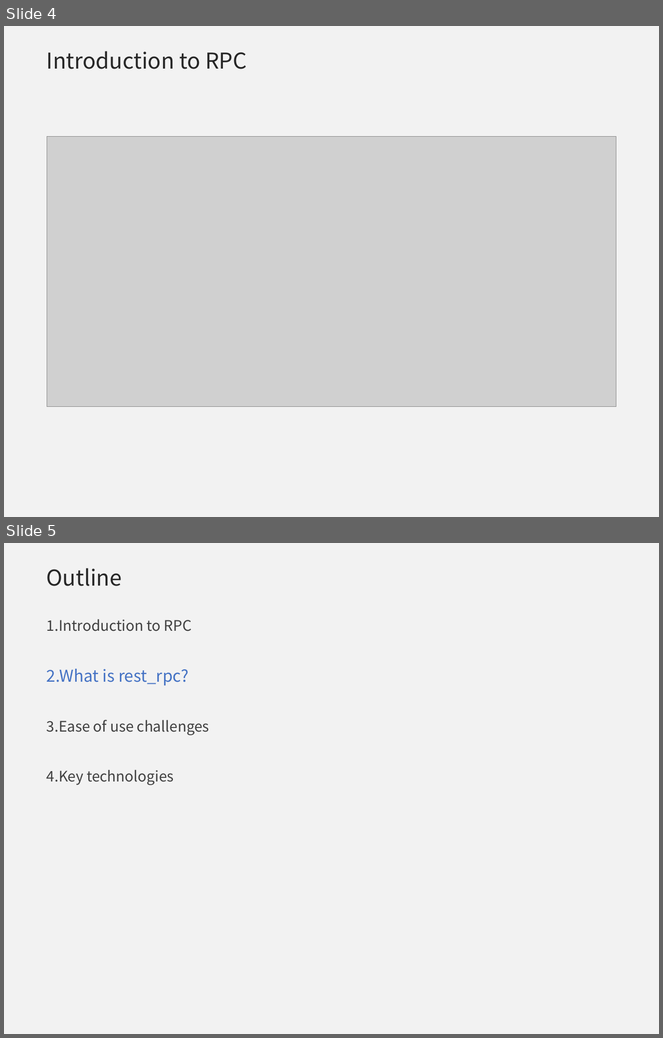
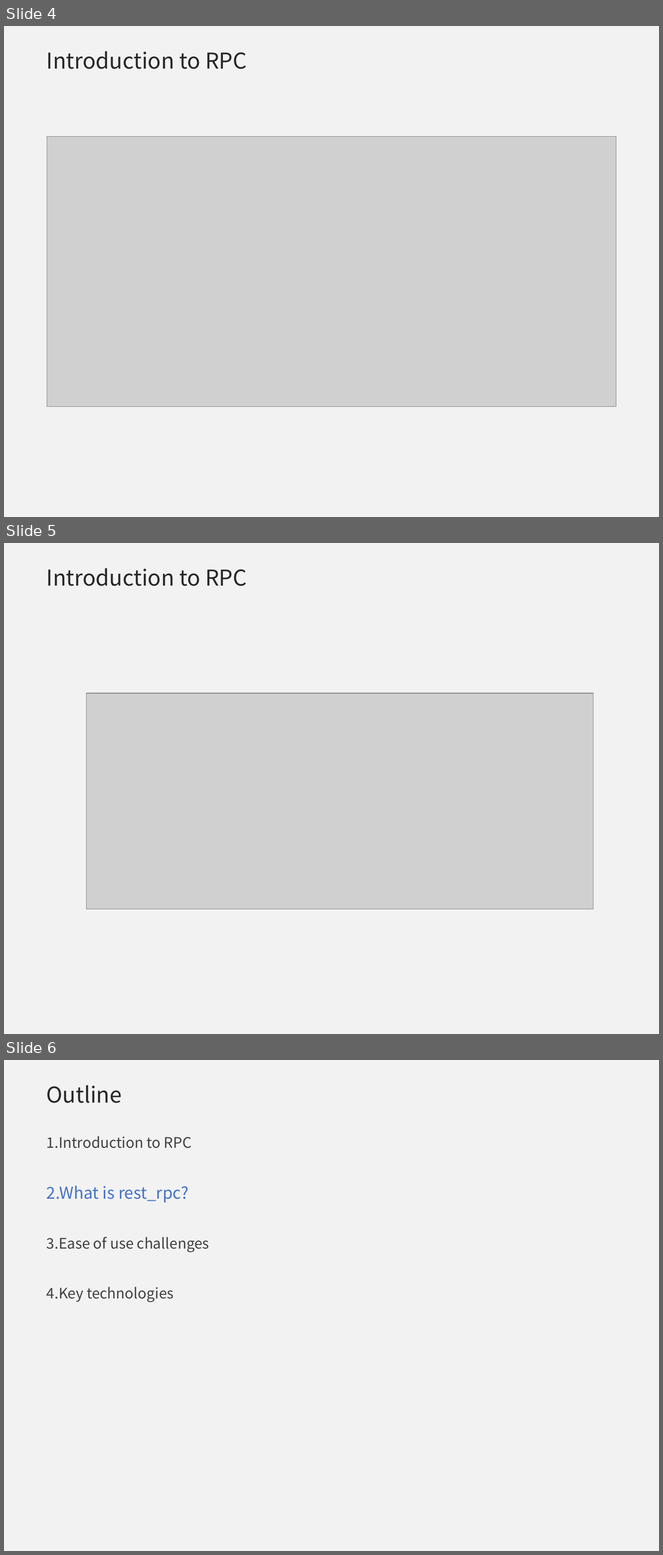
Before and after one commit to qicosmos/cppnow2017-ppt, a slide deck: An easy to use RPC framework implemented by c++11 and c++14 - shorter.pptx. Shown one above the other, each under a label of ours: slides 4 and 5 before the commit, slides 4, 5 and 6 after it. The pictures are 663x1038 and 663x1555 pixels, drawn with LibreOffice and Linux fonts; fonts in the diff are those of the drawing; grey boxes stand for pictures; background and template pictures are left out. Boxes give left, top, right and bottom in pixels: in the first picture for what was removed or moved away, otherwise in the second. Text is boxed around its words. In the diff, an @@ line names an element or a change of style, - is before the commit and + after.

Commit message:
update

```diff
--- a/An easy to use RPC framework implemented by c++11 and c++14 - shorter.pptx
+++ b/An easy to use RPC framework implemented by c++11 and c++14 - shorter.pptx
@@ slide 5 added at <box>4,543,659,1034</box>, background #F2F2F2 @@
@@ title added at <box>47,568,247,586</box>, 24 pt, text #262626 @@
+Introduction to RPC
@@ picture added at <box>87,693,594,909</box> @@
@@ what was slide 5 is now slide 6 @@
```
